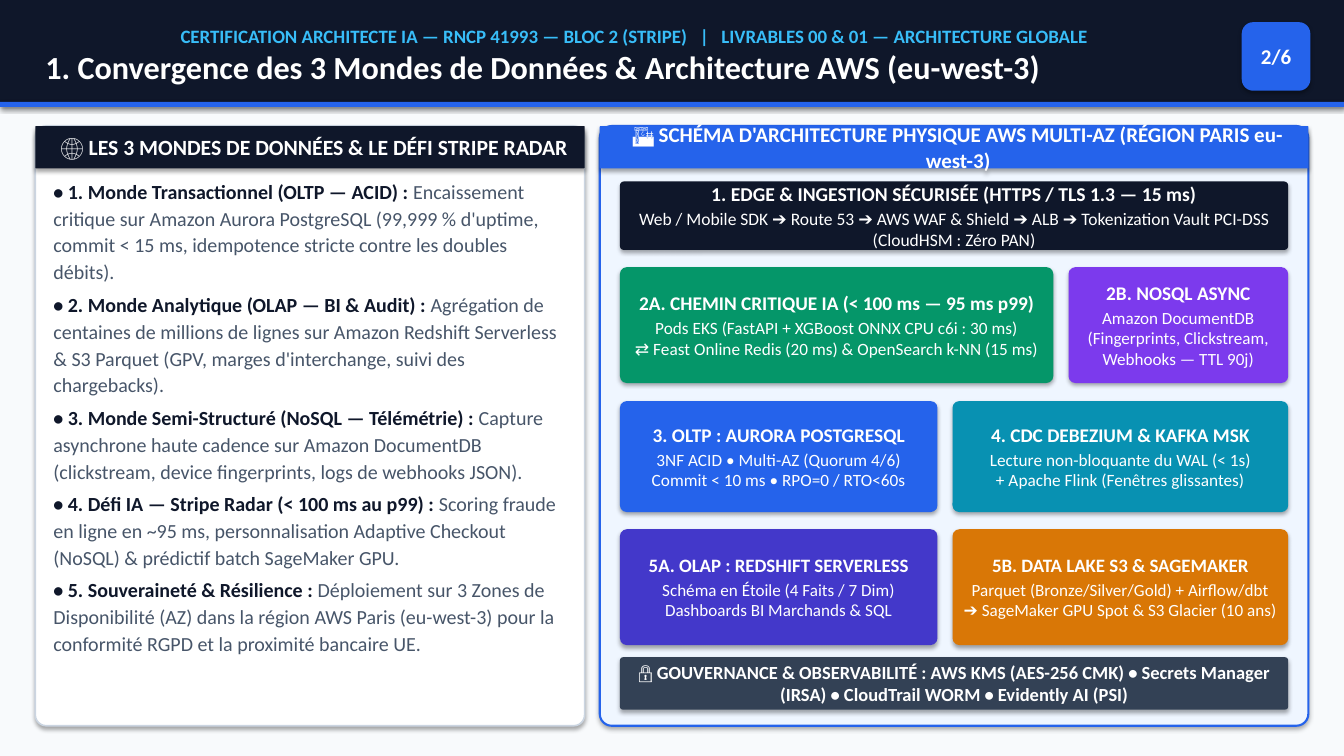
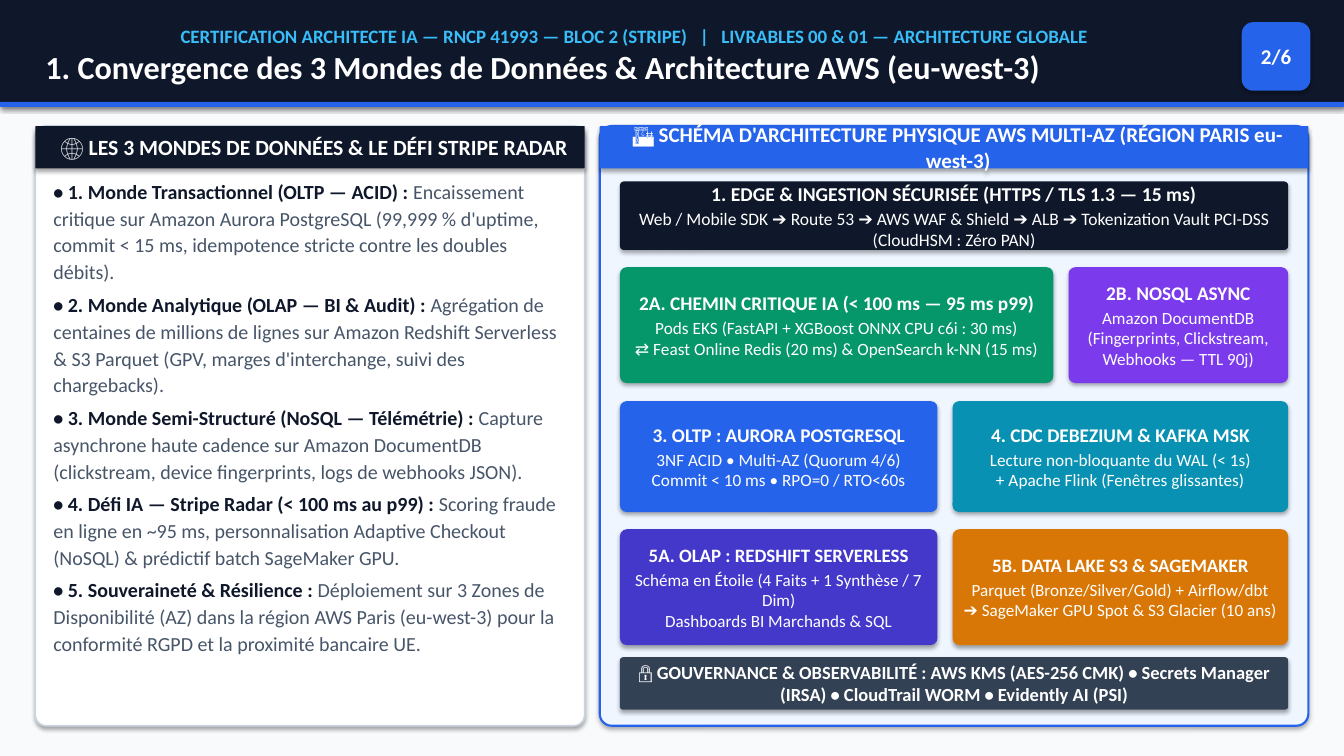
Before and after one commit to Elkristobal59/CERTIFICATION_AIA, a slide deck: slide 2 of 02_BLOC_2_ARCHITECTURE_STRIPE/LIVRABLES/PRESENTATION_STRIPE_BLOC2.pptx. Drawn at 1344x756 pixels with LibreOffice and Linux fonts; fonts in the diff are those of the drawing. Boxes give left, top, right and bottom in pixels: in the first picture for what was removed or moved away, otherwise in the second. Text is boxed around its words. In the diff, an @@ line names an element or a change of style, - is before the commit and + after.

```diff
--- a/02_BLOC_2_ARCHITECTURE_STRIPE/LIVRABLES/PRESENTATION_STRIPE_BLOC2.pptx
+++ b/02_BLOC_2_ARCHITECTURE_STRIPE/LIVRABLES/PRESENTATION_STRIPE_BLOC2.pptx
@@ text in rounded rectangle at box(635, 572, 922, 630): text changed @@
-Schéma en Étoile (4 Faits / 7 Dim)
-Dashboards BI Marchands & SQL
+Schéma en Étoile (4 Faits + 1 Synthèse / 7 Dim)
+Dashboards BI Marchands & SQL
```
Also in this commit, not shown: 1 other slide changed, 22 other files.
